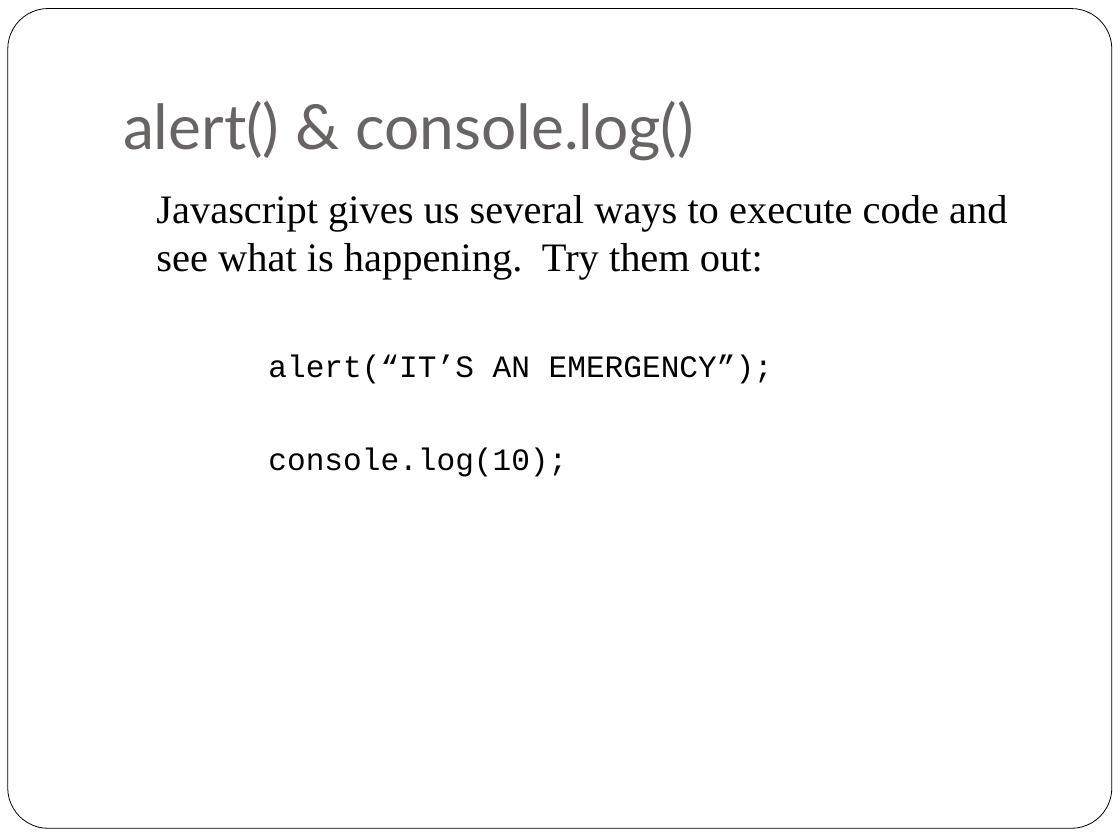
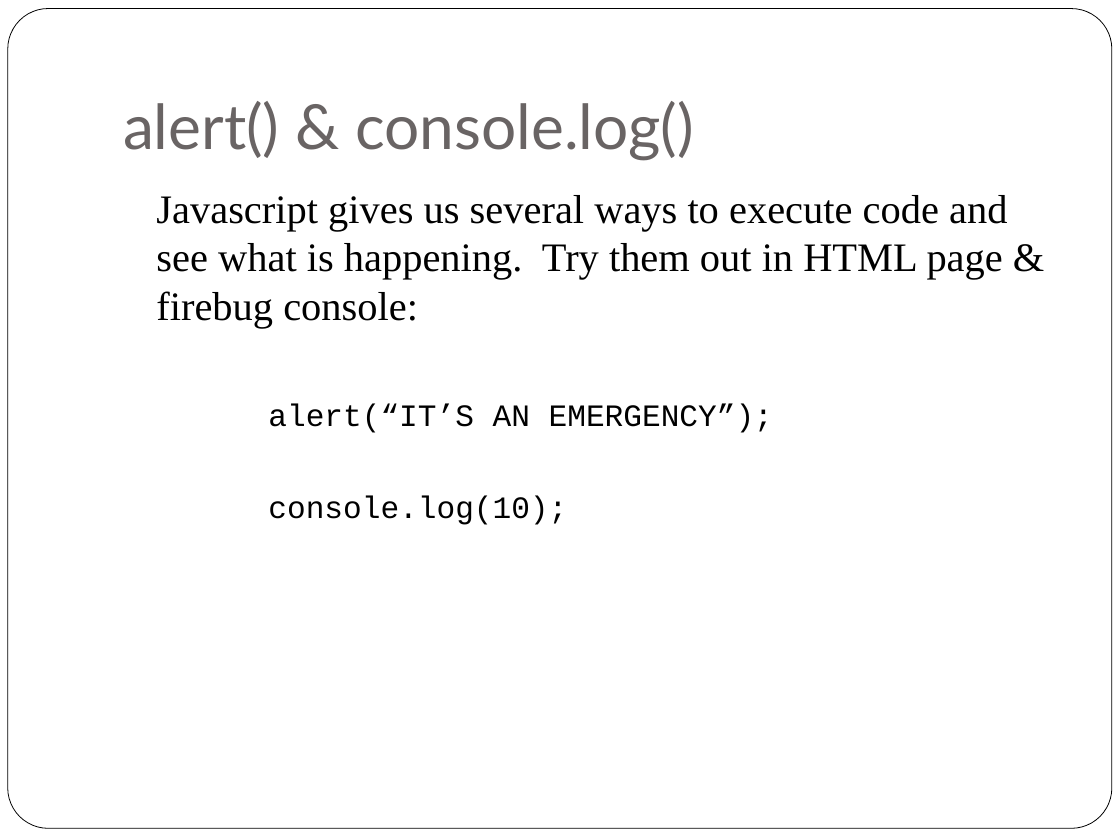
Before and after one commit to liahhansen/Learn-to-Program-Javascript, a slide deck: slide 10 of materials/SLIDES/class_one.ppt (slide 8 before the commit). Drawn at 1120x840 pixels with LibreOffice and Linux fonts; fonts in the diff are those of the drawing. Boxes give left, top, right and bottom in pixels: in the first picture for what was removed or moved away, otherwise in the second. Text is boxed around its words. In the diff, an @@ line names an element or a change of style, - is before the commit and + after.

```diff
--- a/materials/SLIDES/class_one.ppt
+++ b/materials/SLIDES/class_one.ppt
@@ text at [156,195,1007,328]: text changed @@
-Javascript gives us several ways to execute code and see what is happening. Try them out:
+Javascript gives us several ways to execute code and see what is happening. Try them out in HTML page & firebug console:
```
Also in this commit, not shown: 3 other slides changed, 4 slides added, 1 slide removed, 6 other files.
